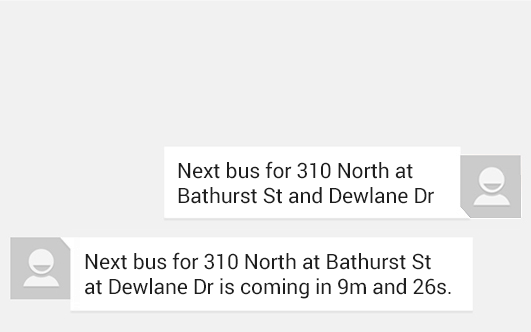
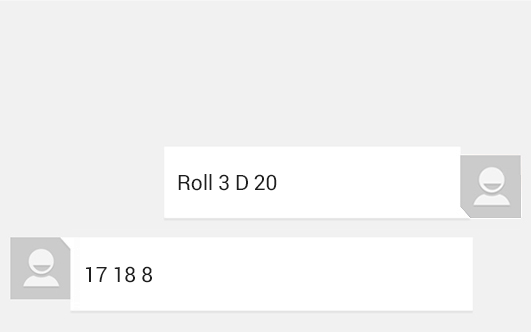
Before/after of a (531, 332) layered artwork. What changed in the layer stack:
renamed "Next bus for 310 North at Bathurst St at Dewlane Dr is coming i" to "17 18 8", painted on it over [85, 252, 451, 299]
renamed "Next bus for 310 North at Bathurst St and Dewlane Dr" to "Roll 3 D 20", painted on it over [178, 161, 434, 204]
